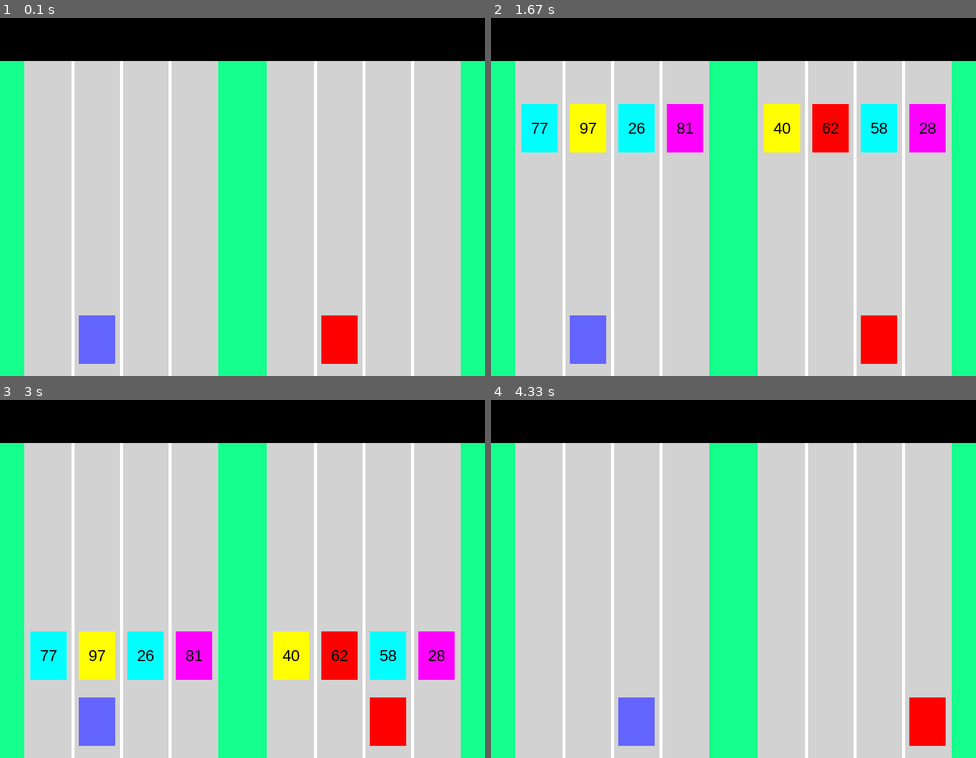
Above: before the commit, frames 1-4 (two rows, left to right).
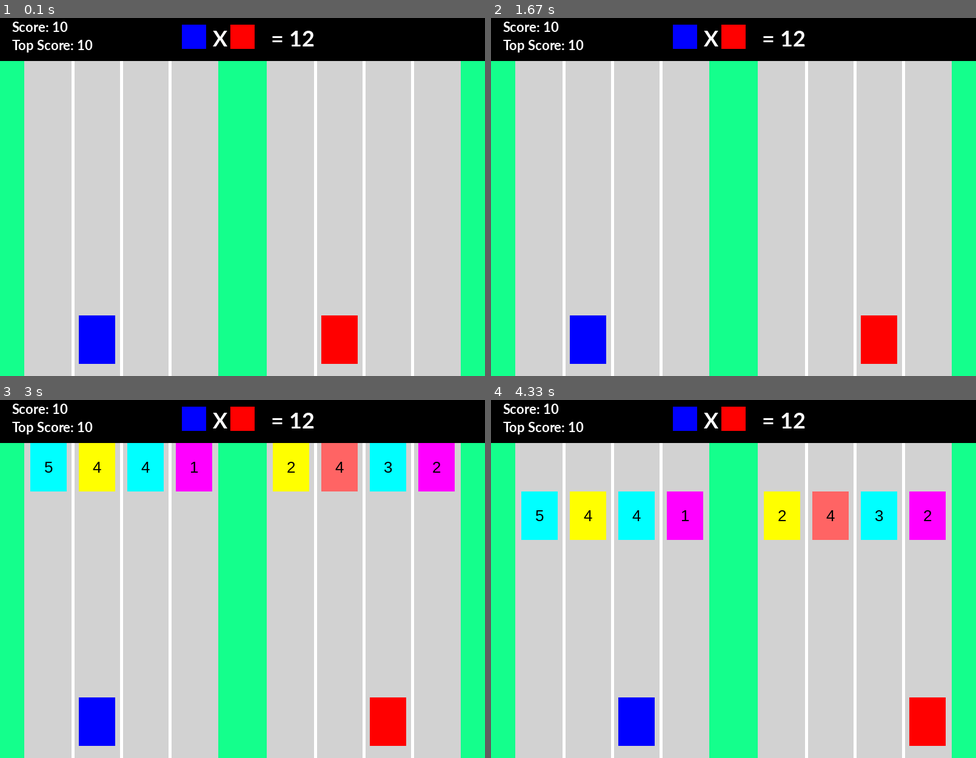
Above: after the commit, the same moments.

Repository: GabrielAhlert/jogo-tabuada-pygame
Game: pygame game, started from main.py
The game is run twice, just before and just after one commit, with the same random seed, the same clock (stepped at 60 frames per second) and the same inputs.
Inputs:
- Up to frame 1 (0.1 s): no input
- Up to frame 2 (1.67 s): hold Right 0.33-0.8 s; hold Right 0.83-1.3 s; hold D 0.83-1.3 s; hold Left from 1.33 s (still down); hold A from 1.33 s (still down)
- Up to frame 3 (3 s): release Left at 1.87 s; release A at 1.87 s; hold Left 1.9-2.3 s; hold A 1.9-2.3 s; hold Right 2.33-2.97 s; hold D 2.33-2.97 s
- Up to frame 4 (4.33 s): hold Left 3-3.47 s; hold A 3-3.47 s; hold Right 3.5-3.97 s; hold D 3.5-3.97 s; hold Right from 4 s (still down); hold D from 4 s (still down)

The runs differ from the first frame. In frame 1, 2.2% of the frame differs, in the area x 2-65%, y 1-97%; in frame 2, 10%; in frame 3, 18%, in the area x 2-94%, y 1-97%; in frame 4, 10%.

Commit message:
Game Preview

Diff:
--- a/barrier.py
+++ b/barrier.py
@@ -40,7 +40,8 @@
         textRect.center = (self.width // 2, self.height // 2)
         self.image.blit(text, textRect)
 
-
+    def getNumber(self):
+        return self.number
 
 
     def moveRight(self, pixels):
--- a/main.py
+++ b/main.py
@@ -8,13 +8,17 @@
 GREEN = (20, 255, 140)
 GREY = (210, 210 ,210)
 WHITE = (255, 255, 255)
-RED = (255, 0, 0)
+RED = (255, 100, 100)
+DARKRED = (255, 0, 0)
 PURPLE = (255, 0, 255)
 YELLOW = (255, 255, 0)
 CYAN = (0, 255, 255)
 BLUE = (100, 100, 255)
+DARKBLUE = (0, 0, 255)
 
 speed = 1
+barrierSpeed = 20
+posibleRange = (1,5)
 colorList = (RED, GREEN, PURPLE, YELLOW, CYAN, BLUE)
 
 
@@ -29,43 +33,43 @@
 all_sprites_list = pygame.sprite.Group()
 
 
-playerPlayer1 = Player(BLUE, 60, 80, 70)
+playerPlayer1 = Player(DARKBLUE, 60, 80, 70)
 playerPlayer1.rect.x = 130
 playerPlayer1.rect.y = SCREENHEIGHT - 100
 
-playerPlayer2 = Player(RED, 60, 80, 70)
+playerPlayer2 = Player(DARKRED, 60, 80, 70)
 playerPlayer2.rect.x = 530
 playerPlayer2.rect.y = SCREENHEIGHT - 100
 
-Barrier1 = Barrier(random.choice(colorList), 60, 80, 50,1)
+Barrier1 = Barrier(random.choice(colorList), 60, 80, barrierSpeed, 1)
 Barrier1.rect.x = 50
 Barrier1.rect.y = -100
 
-Barrier2 = Barrier(random.choice(colorList), 60, 80, 50,1)
+Barrier2 = Barrier(random.choice(colorList), 60, 80, barrierSpeed, 1)
 Barrier2.rect.x = 130
 Barrier2.rect.y = -100
 
-Barrier3 = Barrier(random.choice(colorList), 60, 80, 50,1)
+Barrier3 = Barrier(random.choice(colorList), 60, 80, barrierSpeed, 1)
 Barrier3.rect.x = 210
 Barrier3.rect.y = -100
 
-Barrier4 = Barrier(random.choice(colorList), 60, 80, 50,1)
+Barrier4 = Barrier(random.choice(colorList), 60, 80, barrierSpeed, 1)
 Barrier4.rect.x = 290
 Barrier4.rect.y = -100
 
-Barrier5 = Barrier(random.choice(colorList), 60, 80, 50,1)
+Barrier5 = Barrier(random.choice(colorList), 60, 80, barrierSpeed, 1)
 Barrier5.rect.x = 450
 Barrier5.rect.y = -100
 
-Barrier6 = Barrier(random.choice(colorList), 60, 80, 50,1)
+Barrier6 = Barrier(random.choice(colorList), 60, 80, barrierSpeed, 1)
 Barrier6.rect.x = 530
 Barrier6.rect.y = -100
 
-Barrier7 = Barrier(random.choice(colorList), 60, 80, 50,1)
+Barrier7 = Barrier(random.choice(colorList), 60, 80, barrierSpeed, 1)
 Barrier7.rect.x = 610
 Barrier7.rect.y = -100
 
-Barrier8 = Barrier(random.choice(colorList), 60, 80, 50,1)
+Barrier8 = Barrier(random.choice(colorList), 60, 80, barrierSpeed, 1)
 Barrier8.rect.x = 690
 Barrier8.rect.y = -100
 
@@ -94,11 +98,20 @@
 all_coming_BarriersRight.add(Barrier7)
 all_coming_BarriersRight.add(Barrier8)
 
+numbersLeft = []
+numbersRight = []
+
 for Barrier in all_coming_BarriersLeft:
-    Barrier.setNumber(random.randint(1,100))
+    number = random.randint(posibleRange[0],posibleRange[1])
+    Barrier.setNumber(number)
+    numbersLeft.append(number)
 
 for Barrier in all_coming_BarriersRight:
-    Barrier.setNumber(random.randint(1,100))
+    number = random.randint(posibleRange[0],posibleRange[1])
+    Barrier.setNumber(number)
+    numbersRight.append(number)
+
+anwser = random.choice(numbersLeft) * random.choice(numbersRight)
 
 
 #Allowing the user to close the window...
@@ -119,24 +132,51 @@
                 elif event.key==pygame.K_RIGHT:
                     playerPlayer2.moveRight(80)
 
-
-        #Game Logic
         for Barrier in all_coming_BarriersLeft:
             Barrier.moveForward(speed)
             if Barrier.rect.y > SCREENHEIGHT:
-                #Barrier.changeSpeed(random.randint(50,100))
-                Barrier.repaint(random.choice(colorList))
-                Barrier.rect.y = -200
-                Barrier.setNumber(random.randint(1,100))
+                numbersLeft = []
+                for barrier in all_coming_BarriersLeft:
+                    number = random.randint(posibleRange[0],posibleRange[1])
+                    numbersLeft.append(number)
+                    barrier.repaint(random.choice(colorList))
+                    barrier.rect.y = -200
+                    barrier.setNumber(number)
+                numbersRight = []
+                for barrier in all_coming_BarriersRight:
+                    number = random.randint(posibleRange[0],posibleRange[1])
+                    numbersRight.append(number)
+                    barrier.repaint(random.choice(colorList))
+                    barrier.rect.y = -200
+                    barrier.setNumber(number)
+                numberleft = random.choice(numbersLeft)
+                numberright = random.choice(numbersRight)
+                anwser = numberleft * numberright
+                print("anwser: " + str(anwser))
+                print("left: " + str(numberleft))
+                print("right: " + str(numberright))
 
 
         for Barrier in all_coming_BarriersRight:
             Barrier.moveForward(speed)
-            if Barrier.rect.y > SCREENHEIGHT:
-                #Barrier.changeSpeed(random.randint(50,100))
-                Barrier.repaint(random.choice(colorList))
-                Barrier.rect.y = -200
-                Barrier.setNumber(random.randint(1,100))
+
+        # #Game Logic
+        # for Barrier in all_coming_BarriersLeft:
+        #     Barrier.moveForward(speed)
+        #     if Barrier.rect.y > SCREENHEIGHT:
+        #         #Barrier.changeSpeed(random.randint(barrierSpeed, 100))
+        #         Barrier.repaint(random.choice(colorList))
+        #         Barrier.rect.y = -200
+        #         Barrier.setNumber(random.randint(1,10))
+
+
+        # for Barrier in all_coming_BarriersRight:
+        #     Barrier.moveForward(speed)
+        #     if Barrier.rect.y > SCREENHEIGHT:
+        #         #Barrier.changeSpeed(random.randint(barrierSpeed, 100))
+        #         Barrier.repaint(random.choice(colorList))
+        #         Barrier.rect.y = -200
+        #         Barrier.setNumber(random.randint(1,10))
 
         all_sprites_list.update()
 
@@ -164,8 +204,21 @@
         #Now let's draw all the sprites in one go. (For now we only have 1 sprite!)
         all_sprites_list.draw(screen)
 
-
+        # Draw the score and top score
         pygame.draw.rect(screen, (0,0,0), [0,0, SCREENWIDTH,80])
+        font = pygame.font.SysFont('Calibri', 25, True, False)
+        text = font.render("Score: " + str(10),True,WHITE)
+        screen.blit(text, [20, 10])
+        text = font.render("Top Score: " + str(10),True,WHITE)
+        screen.blit(text, [20, 40])
+
+
+        # Draw Rules to win match
+        font = pygame.font.SysFont('Calibri', 40, True, False)
+        text = font.render("       X        = " + str(anwser),True,WHITE)
+        screen.blit(text, (288, 20))
+        pygame.draw.rect(screen, DARKBLUE, [300,20, 40,40])
+        pygame.draw.rect(screen, DARKRED, [380,20, 40,40])
 
         #Refresh Screen
         pygame.display.flip()
